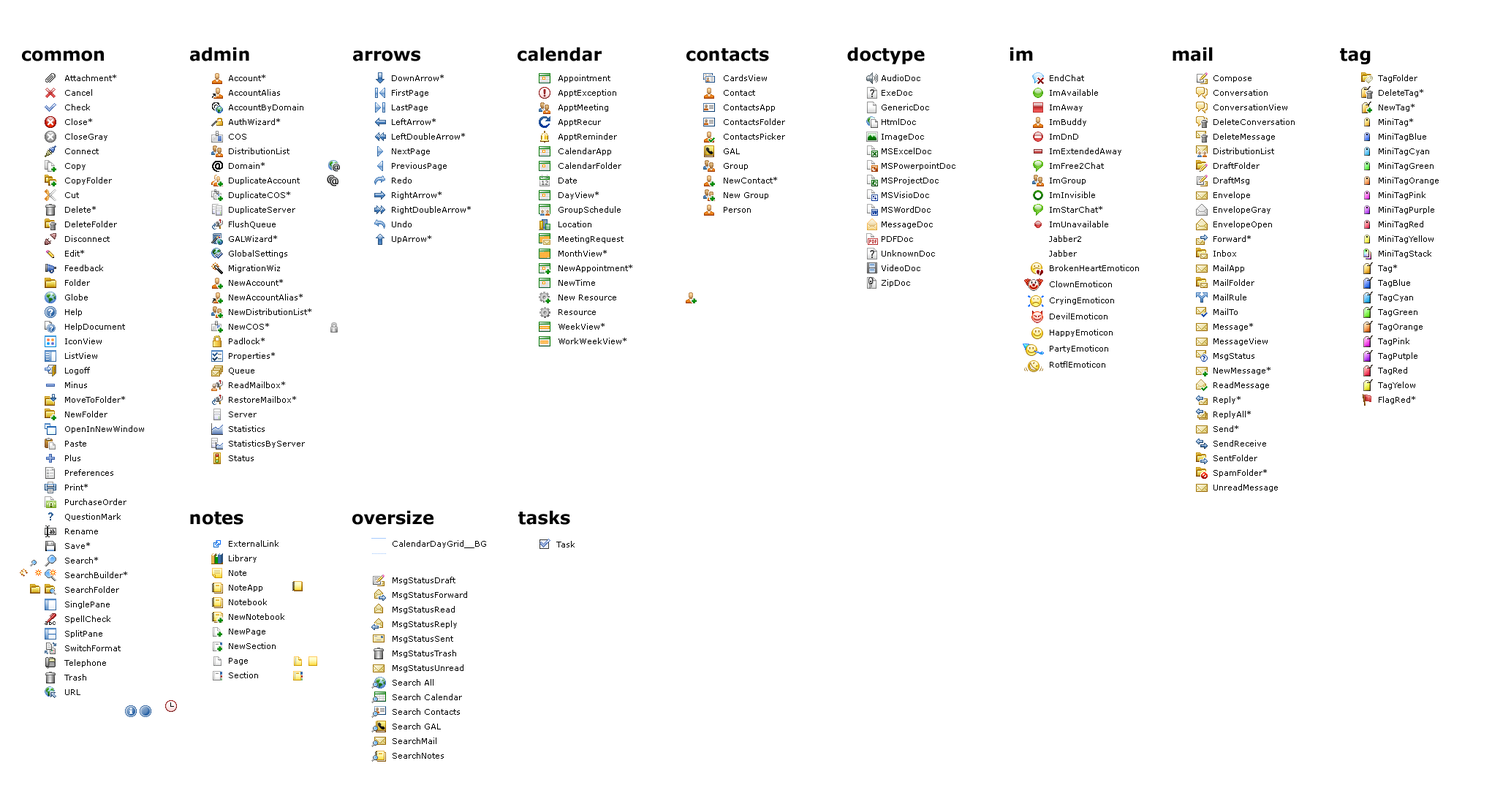
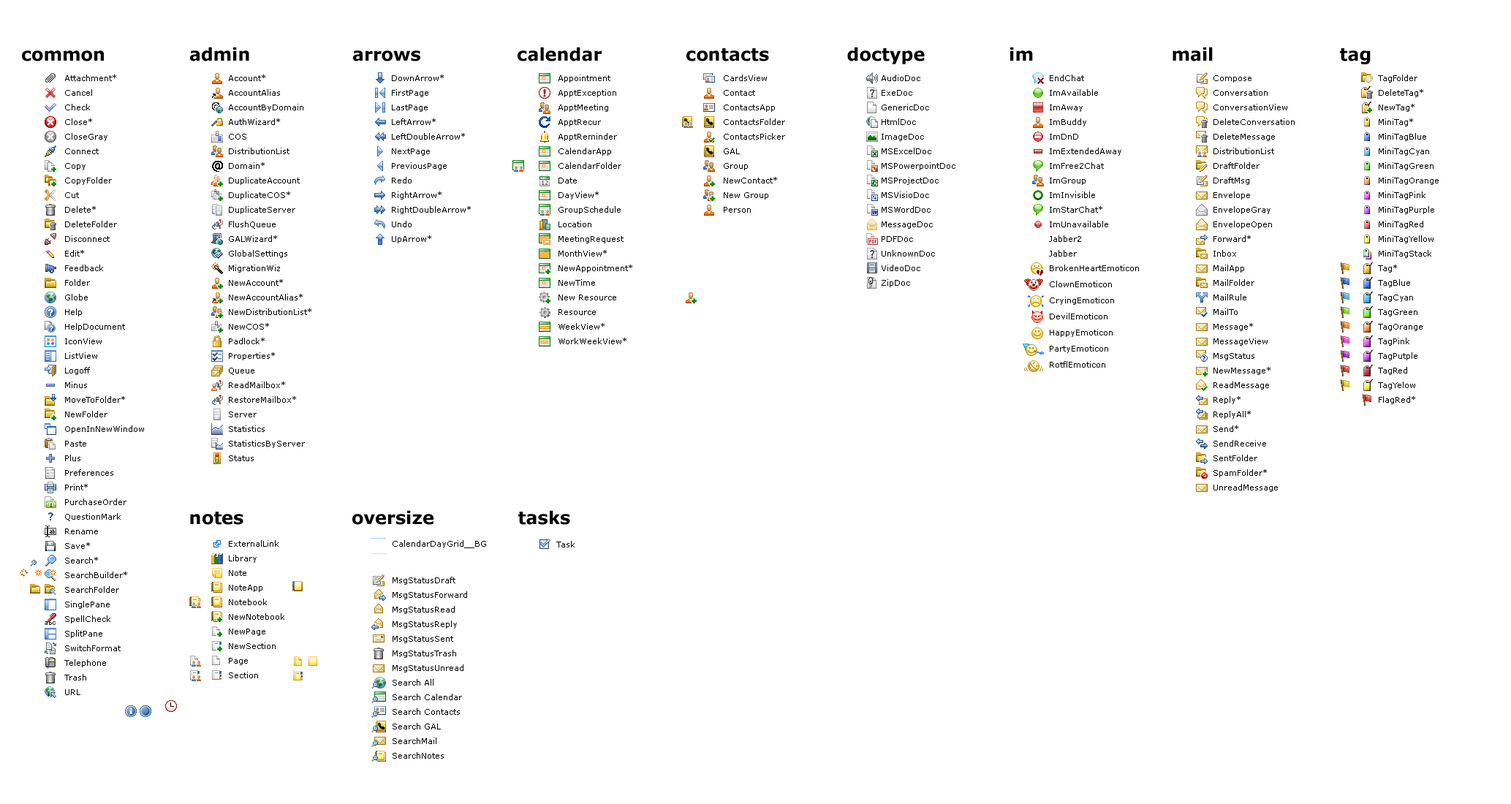
Layer changes from the first 1511 x 804 image to the second:
painted on "icons" over left=189, top=103, right=1371, bottom=682
